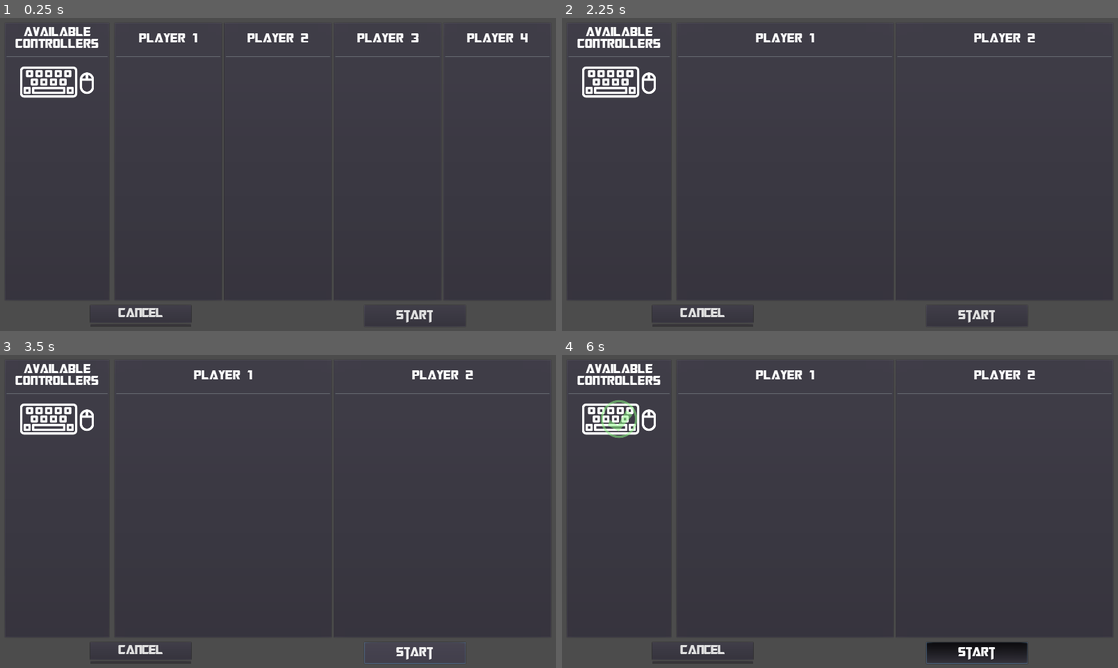
Above: before the commit, frames 1-4 (two rows, left to right).
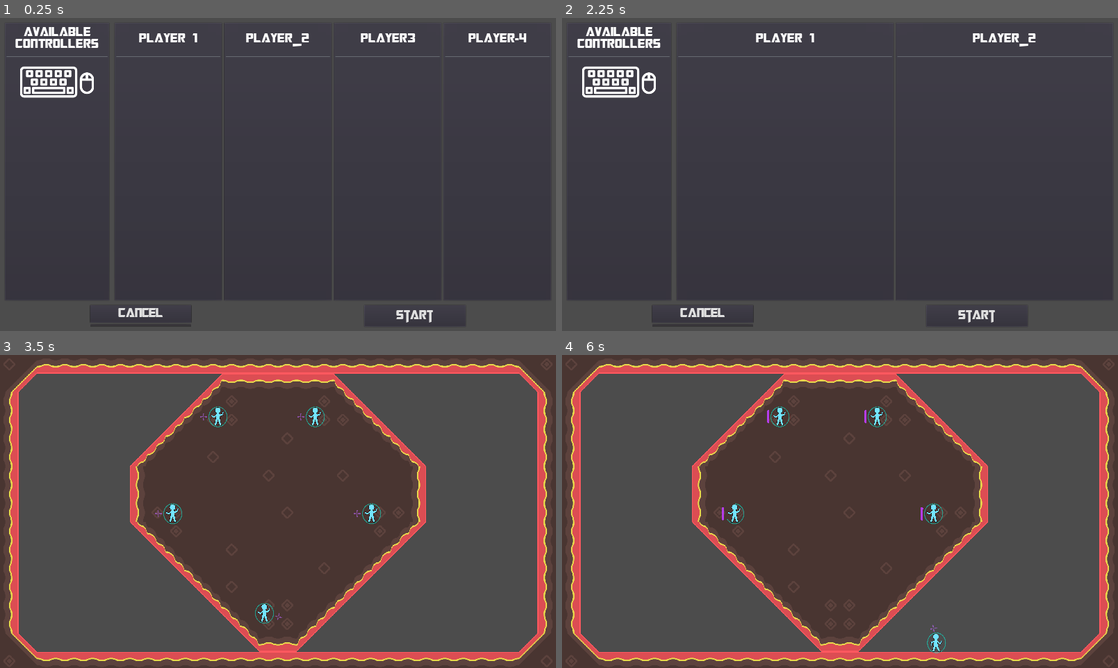
Above: after the commit, the same moments.

Repository: Reituag/DiscoBowl
Game: Godot game, scene res://Sources/UI/ControllerSelection/CtrlerSelect_Menu.tscn
Two runs of this game, one before a commit and one after it. Both use one fixed random seed, a clock stepped at 60 frames per second and the inputs below. This scene is started directly instead of the project's main scene.
Inputs (mouse positions are in pixels of both pictures, inside the frame that each line leads up to):
- Up to frame 1 (0.25 s): no input
- Up to frame 2 (2.25 s): click "Cancel" at 0.5 s; click "Local Game" at 1.25 s; click "Start Game" at 2 s
- Up to frame 3 (3.5 s): click "Start" at 2.75 s
- Up to frame 4 (6 s): click (979, 652) at 3.5 s, where only the run before the commit has a clickable "Start"; tap Enter (ui_accept) at 4.25, 5.27, 5.3, 5.57 s; move the mouse to (962, 495) at 4.27 s; hold Right (ui_right) 4.28-5.03 s; hold Enter (ui_accept) 4.28-5.03 s; click (962, 495) at 4.42 s; move the mouse to (728, 527) at 5.02 s; hold Down (move_down_kb, bound only after the commit) 5.03-5.78 s; tap Backspace (auto_shield, bound only after the commit) at 5.1 s; move the mouse to (895, 442) at 5.77 s; hold Right (ui_right) from 5.78 s (still down); hold Enter (ui_accept) from 5.78 s (still down); right-click (895, 442) at 5.85 s

The runs differ from the first frame. In frame 1, 0.6% of the frame differs, in the area x 44-95%, y 4-10%; in frame 2, 0.2%; in frame 3, 23%; in frame 4, 24%, in the area x 0-100%, y 0-100%.

Commit message:
Transition from CtrlerSelect_Menu to LocalGame addition
When clicking on Start, CtrlerSelect_Menu gathers information, send it to local game and starts it

Diff:
--- a/Project/Sources/Game/LocalGame.gd
+++ b/Project/Sources/Game/LocalGame.gd
@@ -3,8 +3,21 @@
 var autoCtrlr = preload("res://Sources/Character/AutoController.tscn")
 
 var scene_parameters : Dictionary = {
-	"players" : { 'id'        : '',
-				  'character' : null}
+	"players" : [{ 'id'         : 'Player1',
+					'controller': 'autoshield',
+					'character' : null},
+				{ 'id'          : 'Player2',
+					'controller': 'k0',
+					'character' : null},
+				{ 'id'          : 'Player3',
+					'controller': 'autoshield',
+					'character' : null},
+				{ 'id'         : 'Player4',
+					'controller': 'autoshield',
+					'character' : null},
+				{ 'id'         : 'Player5',
+					'controller': 'autoshoot',
+					'character' : null} ]
 }
 
 # Called when the node enters the scene tree for the first time.
@@ -12,35 +25,28 @@
 	#############
 	# TEST CODE #
 	#############
-	for i in range(1,6):
-		scene_parameters["players"]['id'] = "player{n}".format({'n':i})
-		if i != 2:
+	for i in range(5):
+		var player_data = { 'id'        : 'Gurlu',
+							'controller': 'none',
+							'character' : null}
+		player_data['id'] = "player{n}".format({'n':i})
+		if i != 1:
 			var auto = autoCtrlr.instance()
 			auto.config("shield")
-			$Characters.get_child(i-1).start($Arena.startPoints[i-1], auto)
+			$Characters.get_child(i).start($Arena.startPoints[i], auto)
+			player_data['controller'] = auto
 		else :
 			var kbCtrler = load("res://Sources/Character/KeyboardCharacterController.tscn").instance()
 			kbCtrler.config()
-			$Characters.get_child(i-1).start($Arena.startPoints[i-1], kbCtrler)
-		scene_parameters["players"]["character"] = $Characters.get_child(i-1)
+			$Characters.get_child(i).start($Arena.startPoints[i], kbCtrler)
+			player_data['controller'] = kbCtrler
+
+		if scene_parameters.size() > i:
+			scene_parameters["players"][i] = player_data
+		else:
+			scene_parameters['players'].append(player_data)
+		scene_parameters["players"][i]["character"] = $Characters.get_child(i)
 	#############
-#	var auto1 = autoCtrlr.instance()
-#	auto1.config("shield")#("shoot")
-#	$Character.start($Start_L.position, auto1)
-#	var auto2 = autoCtrlr.instance()
-#	auto2.config("shield")#("shoot")
-#	$Character2.start($Start_R.position, auto2)
-#	var auto4 = autoCtrlr.instance()
-#	auto4.config("shield")#("shoot")
-#	$Character4.start($Start_UL.position, auto4)
-#	var auto5 = autoCtrlr.instance()
-#	auto5.config("shield")#("shoot")
-#	$Character5.start($Start_UR.position, auto5)
-#
-#
-#	var kbCtrler = load("res://Sources/Character/KeyboardCharacterController.tscn").instance()
-#	kbCtrler.config()
-#	$Character3.start($Start_D.position, kbCtrler)
 
 
 func _process(_delta):
--- a/Project/Sources/UI/ControllerSelection/CtrlerSelect_Menu.gd
+++ b/Project/Sources/UI/ControllerSelection/CtrlerSelect_Menu.gd
@@ -12,6 +12,8 @@
 onready var cancelButton = $Buttons/VBoxContainer/Cancel
 # Cancel Progress
 onready var cancelProgress = $Buttons/VBoxContainer/CancelProgress
+# Start button
+onready var startButton = $Buttons/Start
 
 # Matrix of controller indicators
 # Lines are indexed with keyboard and joypad, colums with player.
@@ -36,15 +38,42 @@
 
 var isCancelling = false;
 
-# Called when the node enters the scene tree for the first time.
+############################
+## MAIN FUNCTIONS SECTION ##
+############################
 func _ready():
+	_init_controllers()
+
+	# Cancel logic connection
+	Input.connect("joy_connection_changed", self, '_on_joy_connection_changed')
+	cancelButton.connect("pressed", self, '_on_Cancel_pressed')
+	cancelProgress.value = 0
+
+	# Start logic connection
+	startButton.connect("pressed", self, '_on_Start_pressed')
+
+func _input(event):
+	_handle_ui_controller(event)
+
+func _process(_delta):
+	if isCancelling:
+		cancelProgress.value += 1
+		if cancelProgress.value == cancelProgress.max_value:
+			_on_Cancel_pressed()
+
+
+######################################
+## CONTROLLER CONFIGURATION SECTION ##
+######################################
+func _init_controllers():
+	var player_ids = ['Player 1', 'Player_2', 'Player3', 'Player-4', 'Player5']
 	var nb_ctrlers = Input.get_connected_joypads().size()
 
 	# Menu configuration given the number of players
 	for i in Global.nb_players:
 		# Addition of a character_selection widget
 		var player_select = playerSelect.instance()
-		player_select.player_name = "Player {n}".format({'n':i+1})
+		player_select.player_name = player_ids[i]
 		players.add_child(player_select)
 		# Memorization of its controller list
 		player_lists.append(player_select)
@@ -56,10 +85,6 @@
 	# Joypads additions
 	for i in range(nb_kboards, nb_ctrlers+nb_kboards):
 		config_ctrler(false, i)
-
-	Input.connect("joy_connection_changed", self, '_on_joy_connection_changed')
-	cancelButton.connect("pressed", self, '_on_Cancel_pressed')
-	cancelProgress.value = 0
 
 # Fonction allowing to configurate entirely a controller given a device index
 # and a status (keyboard or joypad)
@@ -101,23 +126,10 @@
 		elt.queue_free()
 	ui_matrix.erase(index)
 
-func _process(_delta):
-	if isCancelling:
-		cancelProgress.value += 1
-		if cancelProgress.value == cancelProgress.max_value:
-			_on_Cancel_pressed()
-
-func _on_Cancel_pressed():
-	get_tree().change_scene_to(Global.mainMenu)
-
-func _on_joy_connection_changed(device: int, connected: bool):
-	if connected:
-		config_ctrler(false, device)
-	else:
-		delete_ctrler('j{0}'.format([device]))
-
-
-func _input(event):
+####################################
+## UI CONTROLLER HANDLING SECTION ##
+####################################
+func _handle_ui_controller(event):
 	if event.is_action_pressed("ui_right"):
 		var index = get_device_index(event)
 		if index != '':
@@ -161,3 +173,49 @@
 	ctrlers_coord[index]['locked'] = is_locked
 #	if ctrlers_coord[index]['col'] != 0:
 	ui_matrix[index][ctrlers_coord[index]['col']].is_locked = is_locked
+
+
+############################
+## EVENT HANDLING SECTION ##
+############################
+func _on_Cancel_pressed():
+	get_tree().change_scene_to(Global.mainMenu)
+
+func _on_joy_connection_changed(device: int, connected: bool):
+	if connected:
+		config_ctrler(false, device)
+	else:
+		delete_ctrler('j{0}'.format([device]))
+
+func _on_Start_pressed():
+	# Initialize structured data to transfer to local game
+	var game_data = {'players':[]}
+
+	# for each player
+	for i in range(Global.nb_players):
+		# Initialize player data
+		var player_data = {'id':'Gurlu',
+							'controller':'none'}
+		# Get player id
+		player_data['id'] = player_lists[i].player_name
+		# Get player controller
+		for ctrl in ctrlers_coord.keys():
+			# Here, the +1 is necessary because columns are counted from 0
+			# to nb_players+1, 0 being no player, but players are counted
+			# from 0 too. An offset must be added
+			if ctrlers_coord[ctrl]['col'] == i+1:
+				player_data['controller'] = ctrl
+
+		# Add data to dictionnary
+		game_data['players'].append(player_data)
+
+#	print(ctrlers_coord)
+#	print(game_data)
+
+	# instanciate new scene
+	var game = load("res://Sources/Game/LocalGame.tscn").instance()
+	# pass information to new scene
+	game.scene_parameters = game_data
+	# change scene
+	get_parent().add_child(game)
+	queue_free()
